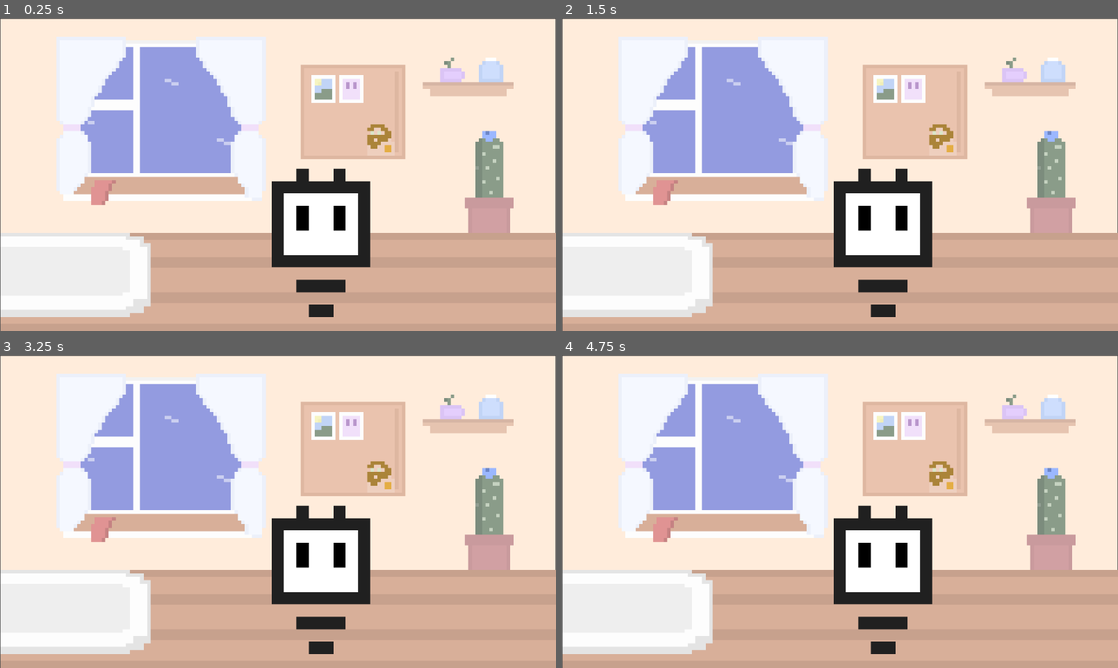
Above: before the commit, frames 1-4 (two rows, left to right).
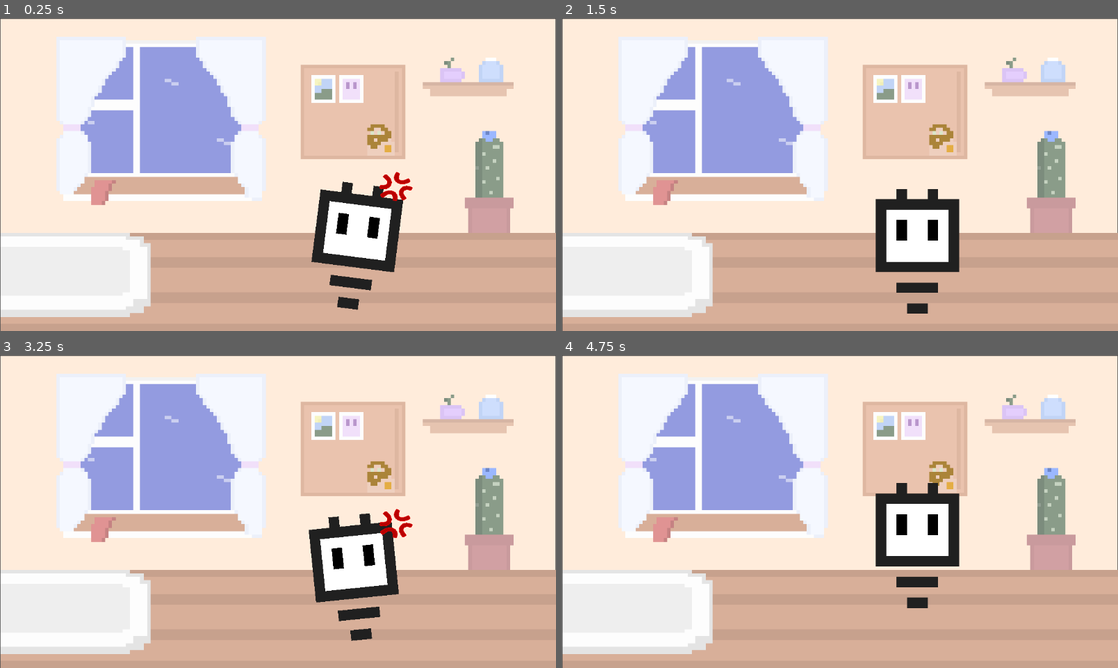
Above: after the commit, the same moments.

Repository: akrck02/kinokochi
Game: Godot game, scene res://nodes/scene/generic.tscn
Same seed, same stepped clock (60 frames per second), same inputs: the game is played once before the commit and once after it.
Inputs:
- Up to frame 1 (0.25 s): no input
- Up to frame 2 (1.5 s): tap Enter (ui_accept) at 0.5, 0.77 s; hold Right (ui_right) 0.53-1.28 s; hold Down (ui_down) from 1.28 s (still down)
- Up to frame 3 (3.25 s): tap Enter (ui_accept) at 1.52, 2, 2.75, 3.02 s; release Down (ui_down) at 2.03 s; hold Right (ui_right) 2.03-2.78 s; hold Up (ui_up) from 2.78 s (still down)
- Up to frame 4 (4.75 s): release Up (ui_up) at 3.53 s; hold Left (ui_left) from 3.53 s (still down); tap Enter (ui_accept) at 3.77, 4.52 s

The runs differ from the first frame. In frame 1, 6.2% of the frame differs, in the area x 48-75%, y 48-96%; in frame 2, 6.2%; in frame 3, 5.8%; in frame 4, 7.1%, in the area x 48-72%, y 40-96%.

Commit message:
updating assets

Diff:
--- a/nodes/player/character.gd
+++ b/nodes/player/character.gd
@@ -13,7 +13,7 @@
 	animationPlayer.animation_finished.connect(finishPerformingAnimation)
 
 func _process(delta):
-	return;
+
 	var state = calculate_state()
 	playAnimationByState(state)
 
--- a/nodes/player/character.tscn
+++ b/nodes/player/character.tscn
@@ -123,6 +123,7 @@
 texture = ExtResource("2_b405y")
 
 [node name="Angry" type="Sprite2D" parent="."]
+modulate = Color(0.912283, 0, 0, 1)
 position = Vector2(91, 19)
 scale = Vector2(0.0169458, 0.0144958)
 texture = ExtResource("3_cpy03")
--- a/nodes/scene/generic.tscn
+++ b/nodes/scene/generic.tscn
@@ -12,5 +12,5 @@
 texture = ExtResource("1_3nx37")
 
 [node name="character" parent="." instance=ExtResource("2_6byjk")]
-position = Vector2(532, 258)
-scale = Vector2(2.56, 2.56)
+position = Vector2(624, 308)
+scale = Vector2(2.16, 2.16)
